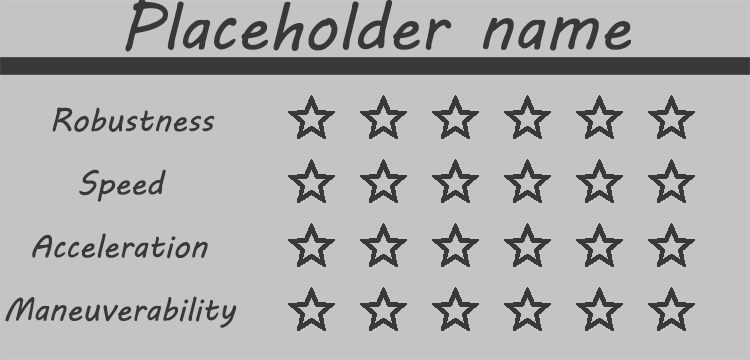
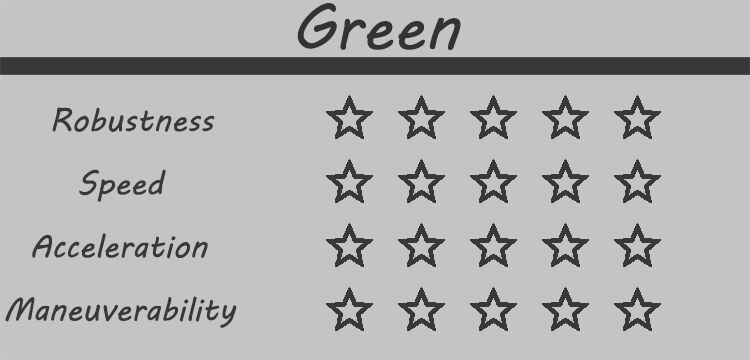
Revision of a layered 750px x 360px image; what changed, layer by layer:
painted on "Maneuverability" (2nd of 2) over [288, 287, 695, 331]
painted on "Acceleration" (2nd of 2) over [288, 223, 695, 267]
painted on "Speed" (2nd of 2) over [288, 159, 695, 203]
painted on "Robustness" (2nd of 2) over [288, 95, 695, 139]
renamed "Placeholder name" to "Green", painted on it over [125, 0, 631, 52]
